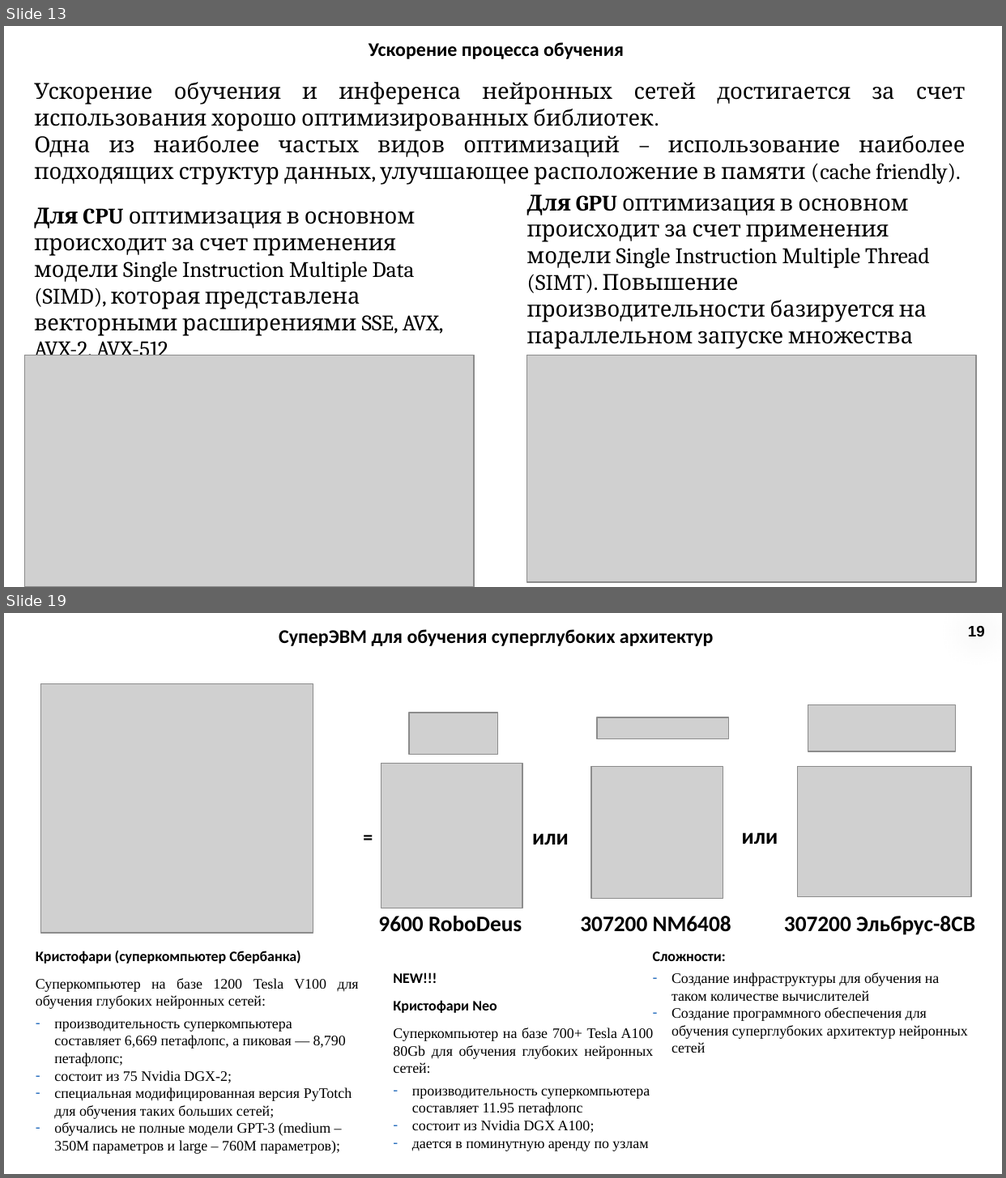
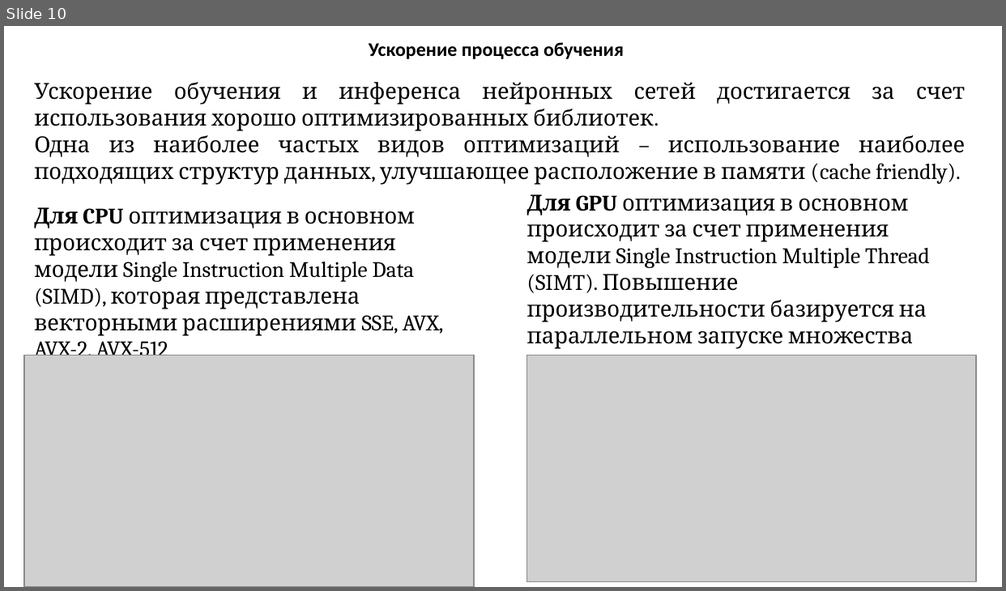
Before and after one commit to box1t/poor_monk, a slide deck: 7th_term/about_ai_course/ml/exam-frameworks/Лекция 11-инференс.pptx. Shown one above the other, each under a label of ours: slides 13 and 19 before the commit, slide 10 after it; the slides between them are not shown. The pictures are 1006x1178 and 1006x591 pixels, drawn with LibreOffice and Linux fonts; fonts in the diff are those of the drawing; grey boxes stand for pictures. Boxes give left, top, right and bottom in pixels: in the first picture for what was removed or moved away, otherwise in the second. Text is boxed around its words. In the diff, an @@ line names an element or a change of style, - is before the commit and + after.

```diff
--- a/7th_term/about_ai_course/ml/exam-frameworks/Лекция 11-инференс.pptx
+++ b/7th_term/about_ai_course/ml/exam-frameworks/Лекция 11-инференс.pptx
@@ slide 19 removed at <box>4,613,1002,1174</box>, background #FFFFFF @@
@@ text removed at <box>279,629,714,646</box> @@
-СуперЭВМ для обучения суперглубоких архитектур
@@ page number removed at <box>952,618,1001,644</box> @@
-19
@@ picture removed at <box>41,683,313,933</box> @@
@@ picture removed at <box>808,705,955,752</box> @@
@@ picture removed at <box>409,713,498,755</box> @@
@@ picture removed at <box>597,717,728,739</box> @@
@@ picture removed at <box>381,764,523,909</box> @@
@@ picture removed at <box>590,767,722,898</box> @@
@@ picture removed at <box>797,767,971,897</box> @@
@@ text removed at <box>353,820,383,854</box> @@
-=
@@ text removed at <box>532,833,569,845</box> @@
-или
@@ text removed at <box>742,833,778,845</box> @@
-или
@@ text removed at <box>378,915,522,932</box> @@
-9600 RoboDeus
@@ text removed at <box>580,916,731,932</box> @@
-307200 NM6408
@@ text removed at <box>784,916,975,935</box> @@
-307200 Эльбрус-8СВ
@@ text removed at <box>36,951,359,1154</box> @@
-Кристофари (суперкомпьютер Сбербанка)
-Суперкомпьютер на базе 1200 Tesla V100 для обучения глубоких нейронных сетей:
-– производительность суперкомпьютера составляет 6,669 петафлопс, а пиковая — 8,790 петафлопс;
-– состоит из 75 Nvidia DGX-2;
-– специальная модифицированная версия PyTotch для обучения таких больших сетей;
-– обучались не полные модели GPT-3 (medium – 350М параметров и large – 760M параметров);
@@ text removed at <box>653,952,968,1053</box> @@
-Сложности:
-– Создание инфраструктуры для обучения на таком количестве вычислителей
-– Создание программного обеспечения для обучения суперглубоких архитектур нейронных сетей
@@ text removed at <box>393,973,654,1152</box> @@
-NEW!!!
-Кристофари Neo
-Суперкомпьютер на базе 700+ Tesla A100 80Gb для обучения глубоких нейронных сетей:
-– производительность суперкомпьютера составляет 11.95 петафлопс
-– состоит из Nvidia DGX A100;
-– дается в поминутную аренду по узлам
@@ what was slide 13 is now slide 10 @@
```
Also in this commit, not shown: 13 other slides changed, 10 other slides removed, 40 other files.
